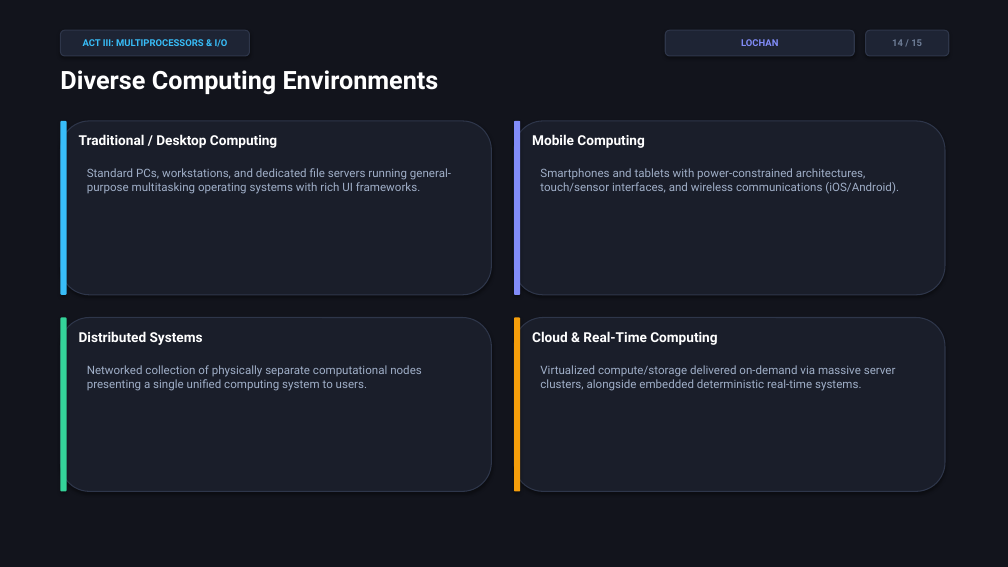
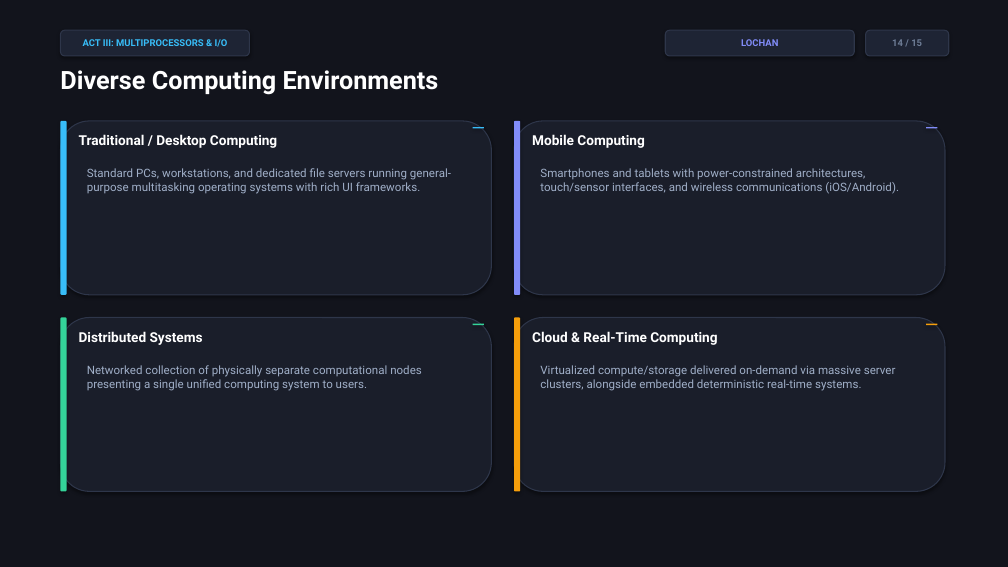
Before and after one commit to vangaramcharan2007-del/alfred, a slide deck: slide 14 of Computer_System_Architecture_Cinematic.pptx. Drawn at 1008x567 pixels with LibreOffice and Linux fonts; fonts in the diff are those of the drawing. Boxes give left, top, right and bottom in pixels: in the first picture for what was removed or moved away, otherwise in the second. Text is boxed around its words. In the diff, an @@ line names an element or a change of style, - is before the commit and + after.

```diff
--- a/Computer_System_Architecture_Cinematic.pptx
+++ b/Computer_System_Architecture_Cinematic.pptx
@@ rectangle added at (x1=473, y1=127, x2=484, y2=129), fill #38BDF8 @@
@@ rectangle added at (x1=926, y1=127, x2=938, y2=129), fill #818CF8 @@
@@ rectangle added at (x1=473, y1=324, x2=484, y2=325), fill #34D399 @@
@@ rectangle added at (x1=926, y1=324, x2=938, y2=325), fill #F59E0B @@
```
Also in this commit, not shown: 14 other slides changed, 9 other files.
